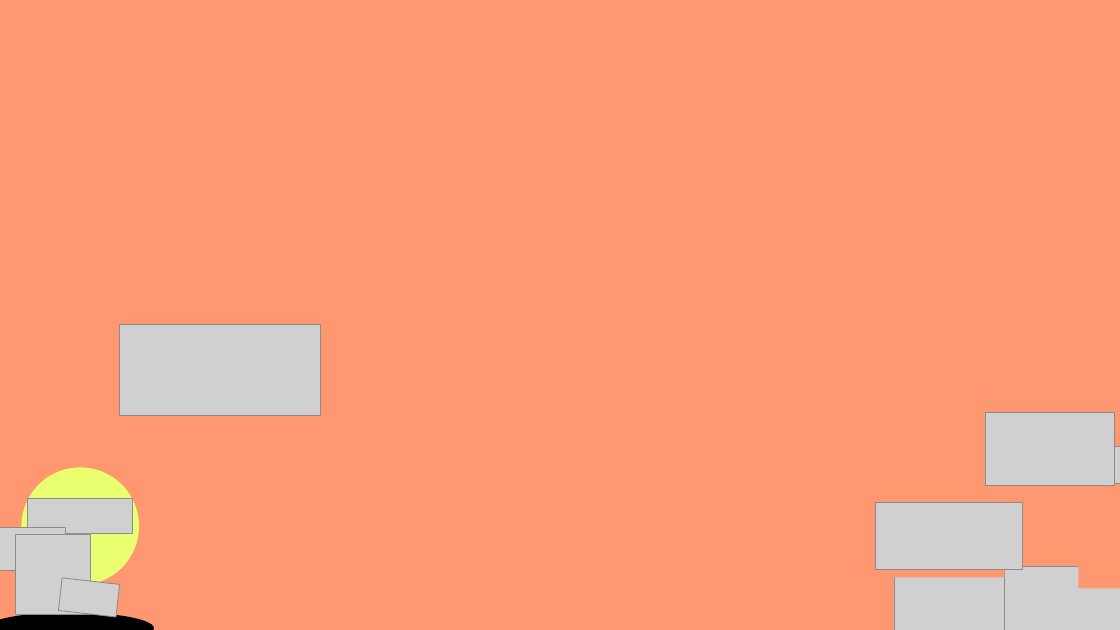
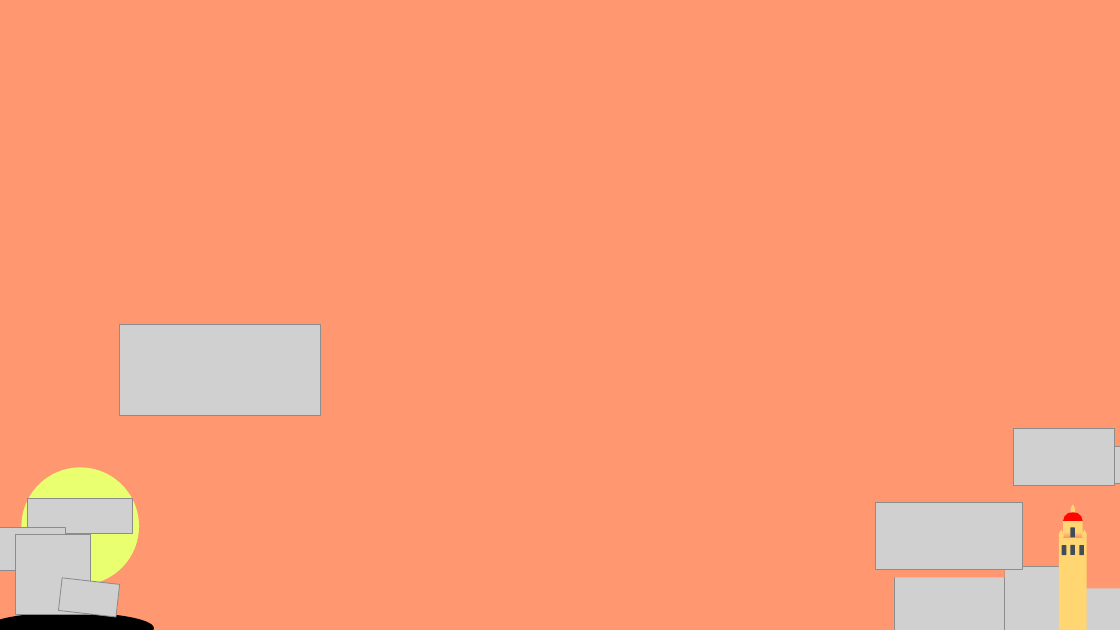
Before and after one commit to theCaiGuy/dartyti.me, a slide deck: slide 2 of static/backgrounds.pptx. Drawn at 1120x630 pixels with LibreOffice and Linux fonts; fonts in the diff are those of the drawing; grey boxes stand for pictures. Boxes give left, top, right and bottom in pixels: in the first picture for what was removed or moved away, otherwise in the second. Text is boxed around its words. In the diff, an @@ line names an element or a change of style, - is before the commit and + after.

```diff
--- a/static/backgrounds.pptx
+++ b/static/backgrounds.pptx
@@ picture: place and size @@
-picture at (986, 413, 1115, 486)
+picture at (1014, 429, 1115, 486)
@@ group added at (1060, 505, 1087, 630): 5 rectangles, 4 rounded rectangles, 3 triangles, 1 ellipse @@
```
Also in this commit, not shown: 2 slides added, 4 other files.
